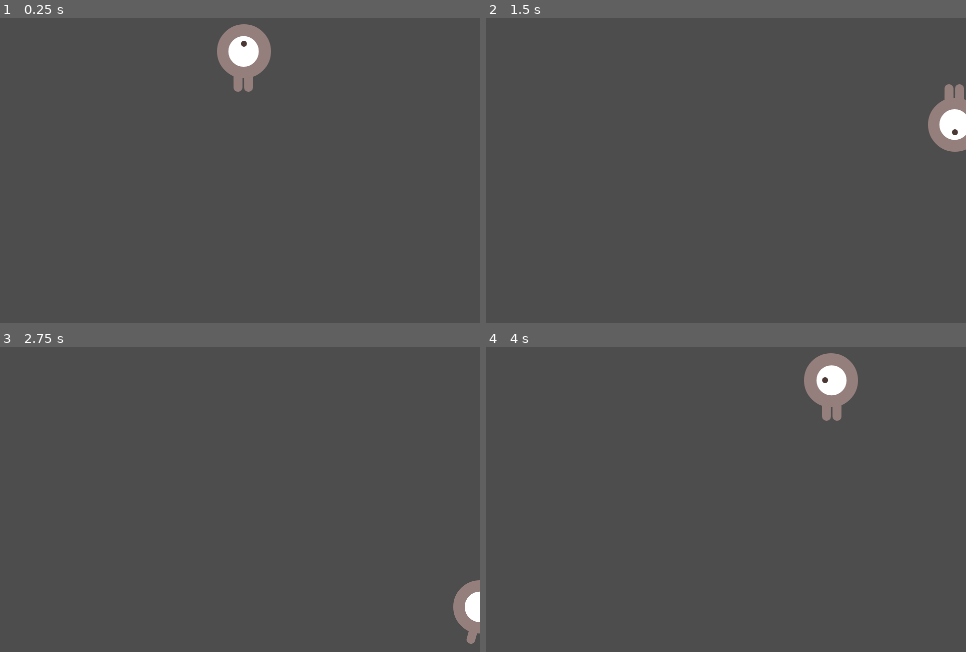
Above: before the commit, frames 1-4 (two rows, left to right).
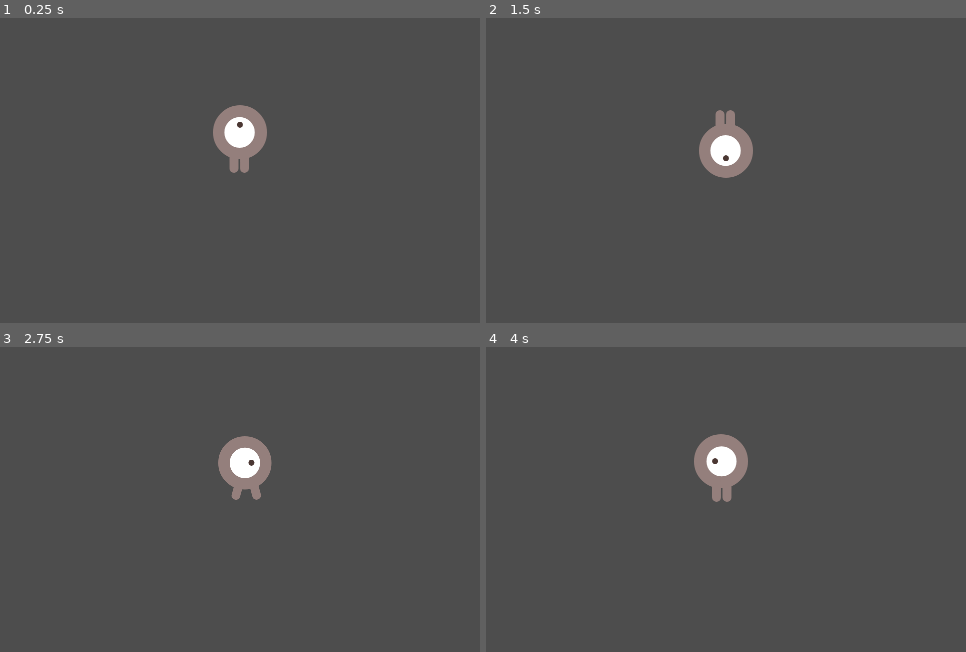
Above: after the commit, the same moments.

Repository: MiseHinoha/First2DGame
Game: Godot game, scene res://Main.tscn
Same seed, same stepped clock (60 frames per second), same inputs: the game is played once before the commit and once after it. The project has no main scene, so this scene is started directly.
Inputs:
- Up to frame 1 (0.25 s): no input
- Up to frame 2 (1.5 s): tap Enter at 0.5 s; hold D (move_right) 0.53-1.28 s; hold S (move_down) from 1.28 s (still down)
- Up to frame 3 (2.75 s): release S (move_down) at 2.03 s; hold D (move_right) from 2.03 s (still down)
- Up to frame 4 (4 s): release D (move_right) at 2.78 s; hold W (move_up) 2.78-3.53 s; hold A (move_left) from 3.53 s (still down)

The runs differ from the first frame. In frame 1, 3.5% of the frame differs, in the area x 44-57%, y 1-51%; in frame 2, 3.1%; in frame 3, 2.5%; in frame 4, 3.5%, in the area x 43-78%, y 1-51%.
Error before the commit: Invalid call. Nonexistent function 'start' in base 'Area2D (Player.gd)'. (res://Main.gd:21)

Commit message:
补充开始和碰撞信号

Diff:
--- a/Player.gd
+++ b/Player.gd
@@ -7,7 +7,6 @@
 # 初始化
 func _ready():
 	screen_size = get_viewport_rect().size
-	#hide() # 隐藏这个“节点”
 
 # 移动逻辑
 func movement(delta):
@@ -45,3 +44,14 @@
 # 每个delta时间执行一次
 func _process(delta):
 	movement(delta)
+
+
+func _on_body_exited(body):
+	hide()# 隐藏玩家
+	hit.emit()
+	$CollisionShape2D.set_deferred("disabled",true)
+
+func start(pos):
+	position = pos
+	show()
+	$CollisionShape2D.disabled = false
--- a/Player.tscn
+++ b/Player.tscn
@@ -50,3 +50,5 @@
 
 [node name="CollisionShape2D" type="CollisionShape2D" parent="."]
 shape = SubResource("CapsuleShape2D_dniu7")
+
+[connection signal="body_exited" from="." to="." method="_on_body_exited"]
